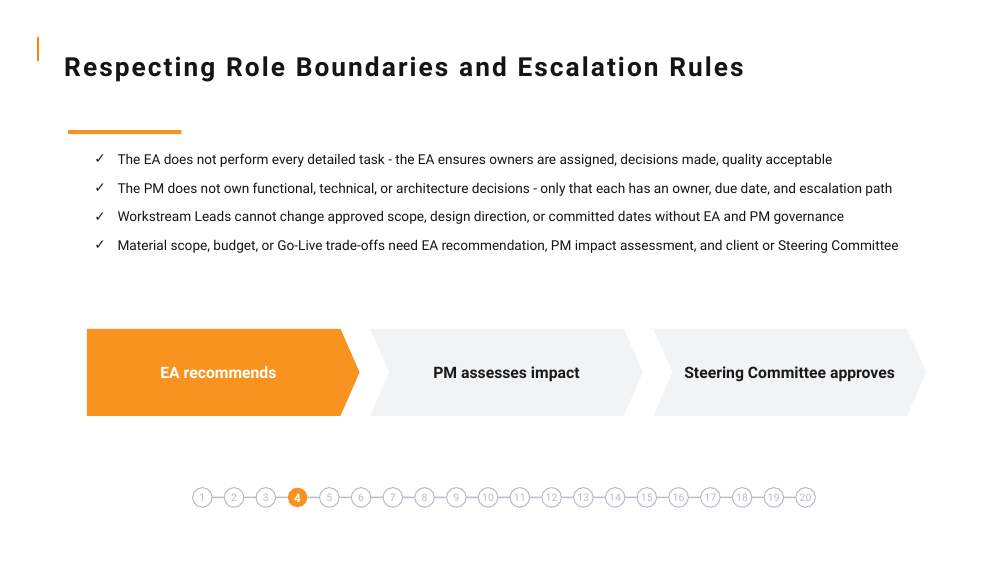
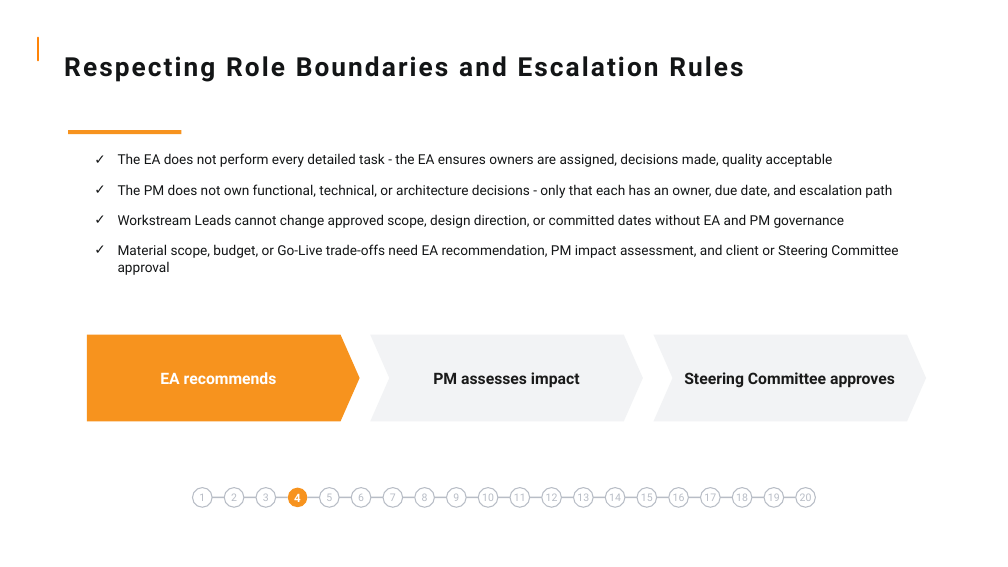
Before and after one commit to ASDPKP0409/vigilant-courses, a slide deck: slide 6 of courses/application-delivery-guidelines/slides.pptx. Drawn at 1008x567 pixels with LibreOffice and Linux fonts; fonts in the diff are those of the drawing; background and template pictures are left out. Boxes give left, top, right and bottom in pixels: in the first picture for what was removed or moved away, otherwise in the second. Text is boxed around its words. In the diff, an @@ line names an element or a change of style, - is before the commit and + after.

```diff
--- a/courses/application-delivery-guidelines/slides.pptx
+++ b/courses/application-delivery-guidelines/slides.pptx
@@ text at [118,153,892,228]: more space between paragraphs @@
@@ text at [118,244,898,275]: text changed @@
-✓ Material scope, budget, or Go-Live trade-offs need EA recommendation, PM impact assessment, and client or Steering Committee
+✓ Material scope, budget, or Go-Live trade-offs need EA recommendation, PM impact assessment, and client or Steering Committee approval
@@ 2 chevrons, 1 pentagon arrow: place and size @@
-2 chevrons, 1 pentagon arrow at [87,329,926,416]
+2 chevrons, 1 pentagon arrow at [87,334,926,421]
```
Also in this commit, not shown: 21 other slides changed, 14 other files.
